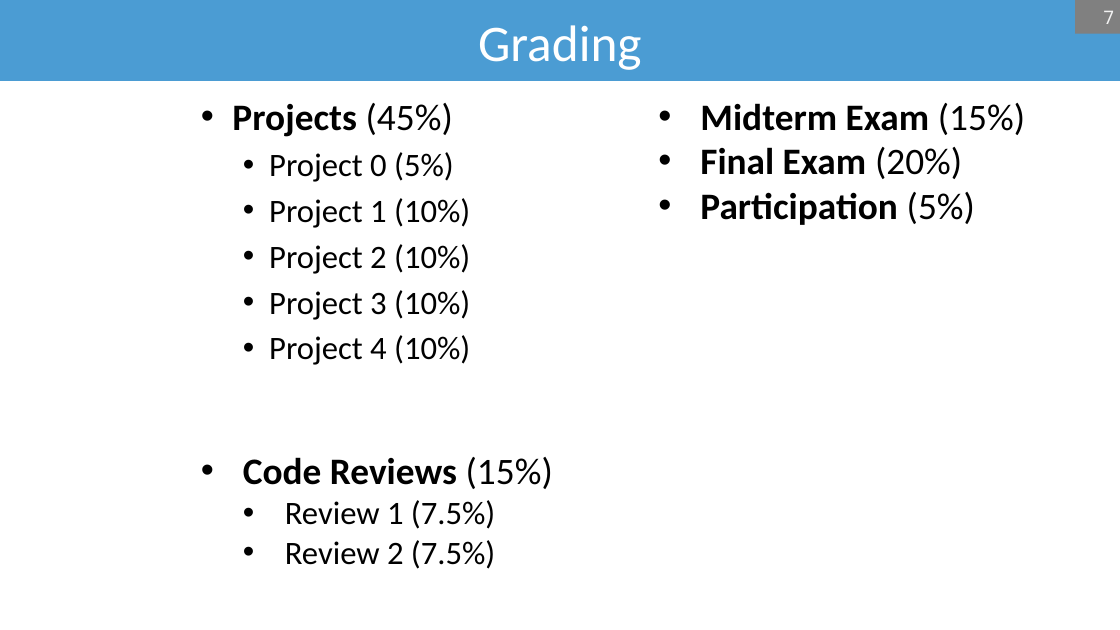
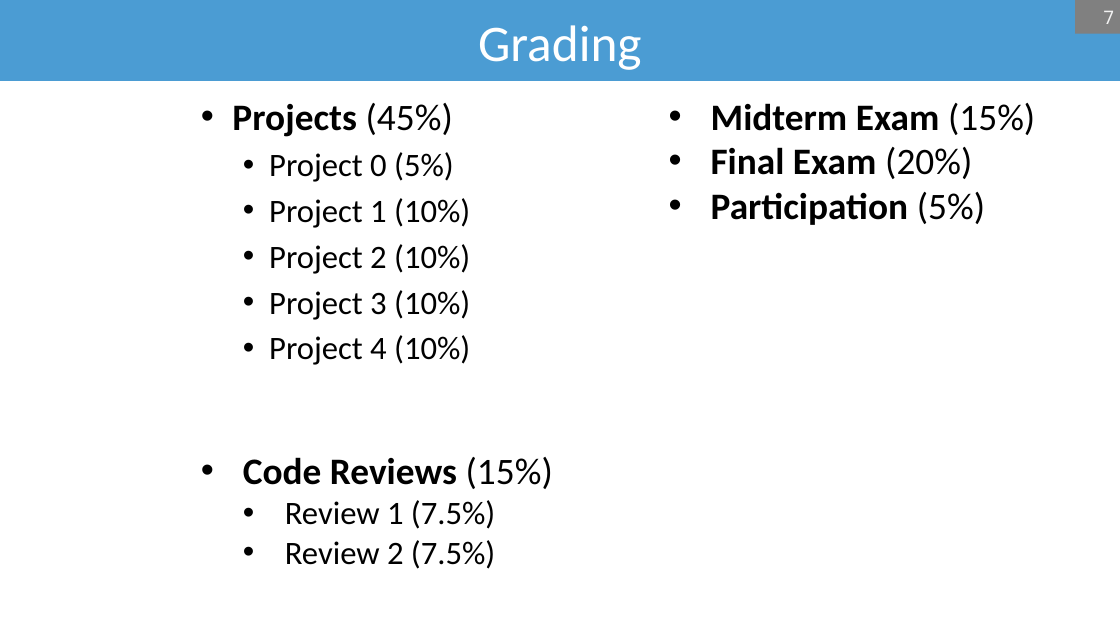
Before and after one commit to bsb20/bsb20.github.io, a slide deck: slide 7 of docs/421_f26/lectures/L0.pptx. Drawn at 1120x630 pixels with LibreOffice and Linux fonts; fonts in the diff are those of the drawing; background and template pictures are left out. Boxes give left, top, right and bottom in pixels: in the first picture for what was removed or moved away, otherwise in the second. Text is boxed around its words. In the diff, an @@ line names an element or a change of style, - is before the commit and + after.

```diff
--- a/docs/421_f26/lectures/L0.pptx
+++ b/docs/421_f26/lectures/L0.pptx
@@ text "Midterm Exam (15%)": place and size @@
-text "Midterm Exam (15%)" at [700, 103, 1025, 225]
+text "Midterm Exam (15%)" at [711, 103, 1035, 225]
```
Also in this commit, not shown: 7 other slides changed, 2 slides added, 1 other file.
